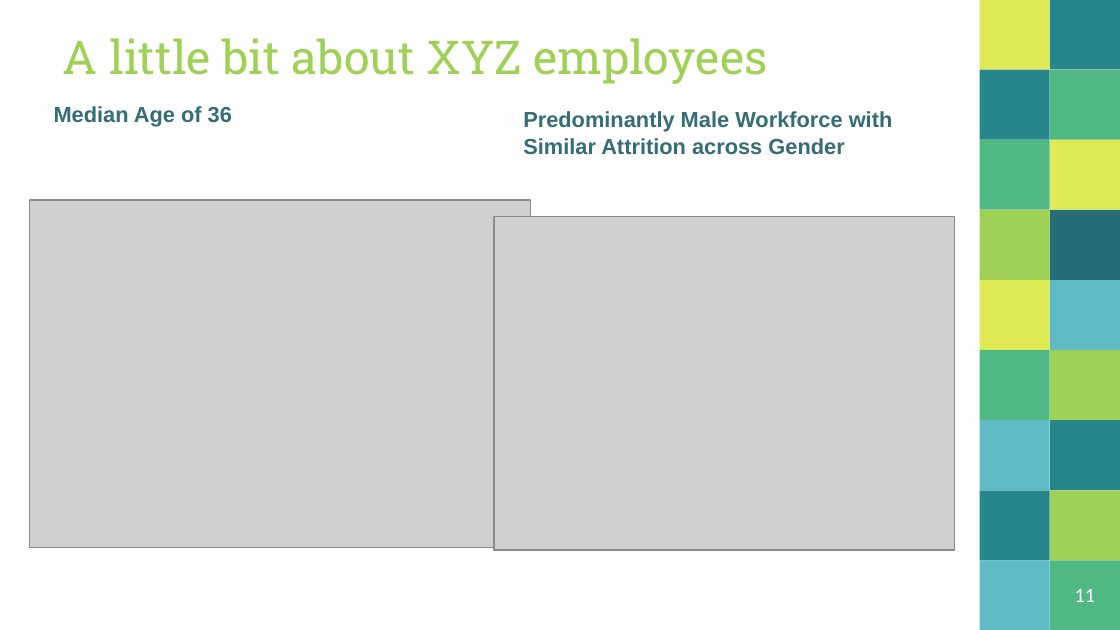
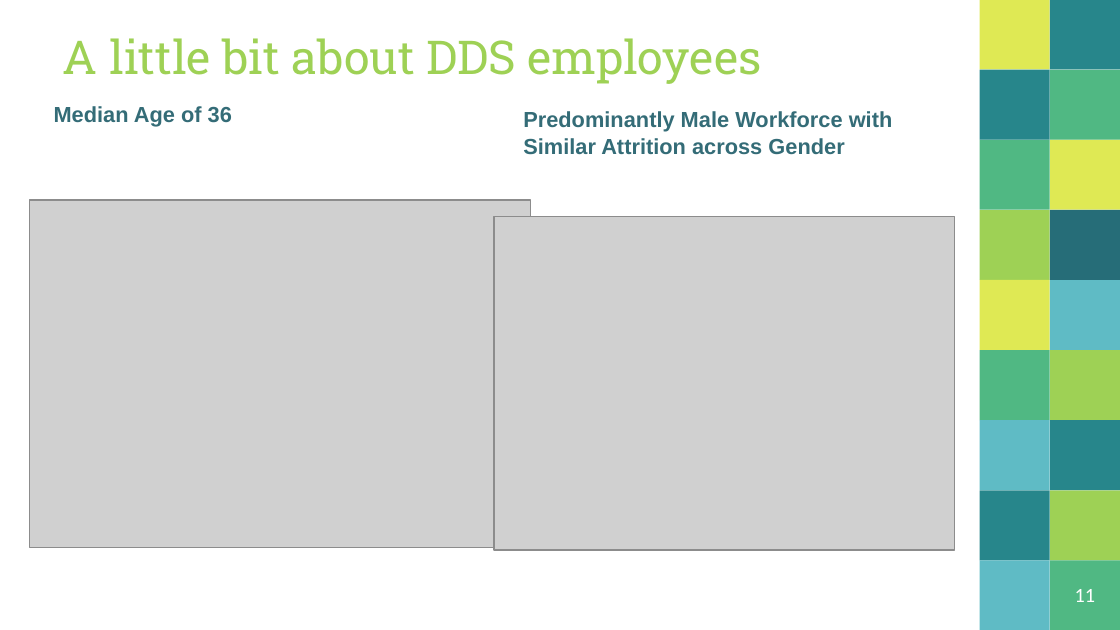
Before and after one commit to ccgraves/DDS-CaseStudy-2, a slide deck: slide 11 of Case_Study_Two.pptx. Drawn at 1120x630 pixels with LibreOffice and Linux fonts; fonts in the diff are those of the drawing; grey boxes stand for pictures. Boxes give left, top, right and bottom in pixels: in the first picture for what was removed or moved away, otherwise in the second. Text is boxed around its words. In the diff, an @@ line names an element or a change of style, - is before the commit and + after.

```diff
--- a/Case_Study_Two.pptx
+++ b/Case_Study_Two.pptx
@@ title at [63,38,761,84]: text changed @@
-A little bit about XYZ employees
+A little bit about DDS employees
```
Also in this commit, not shown: 2 other slides changed.
